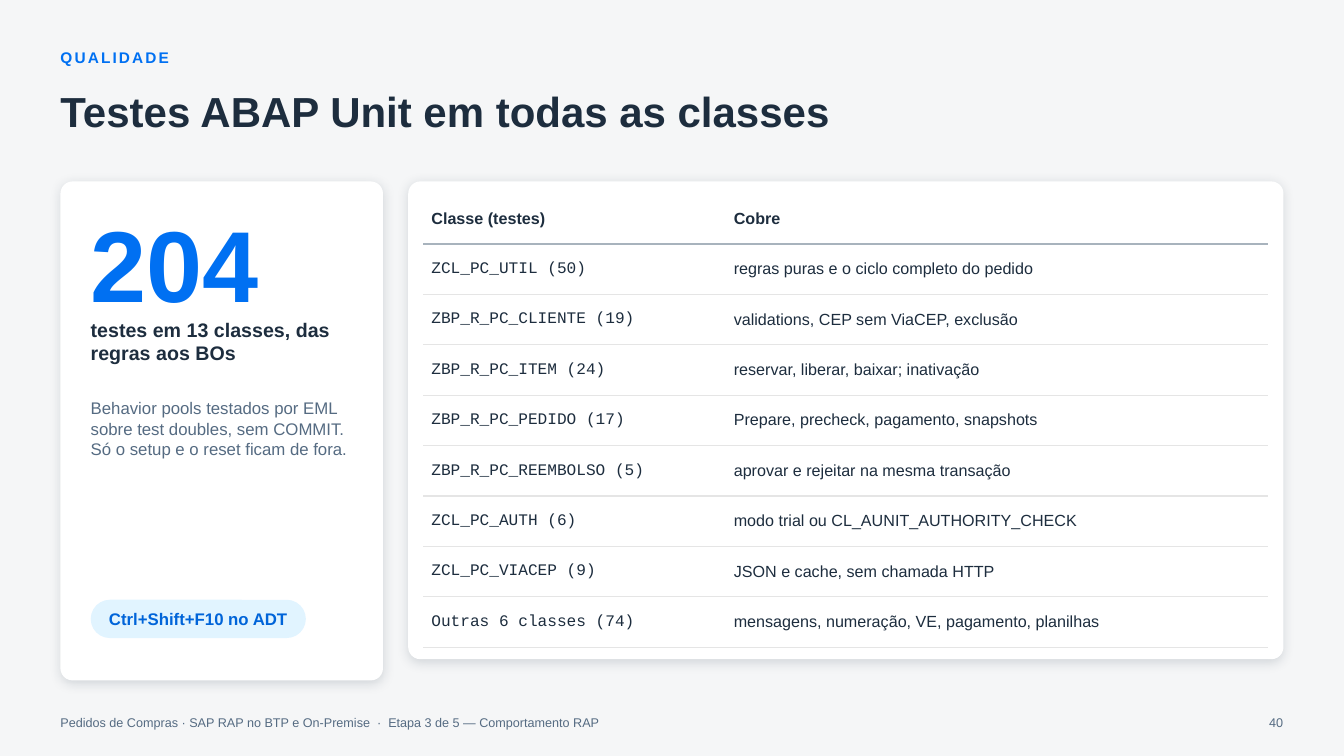
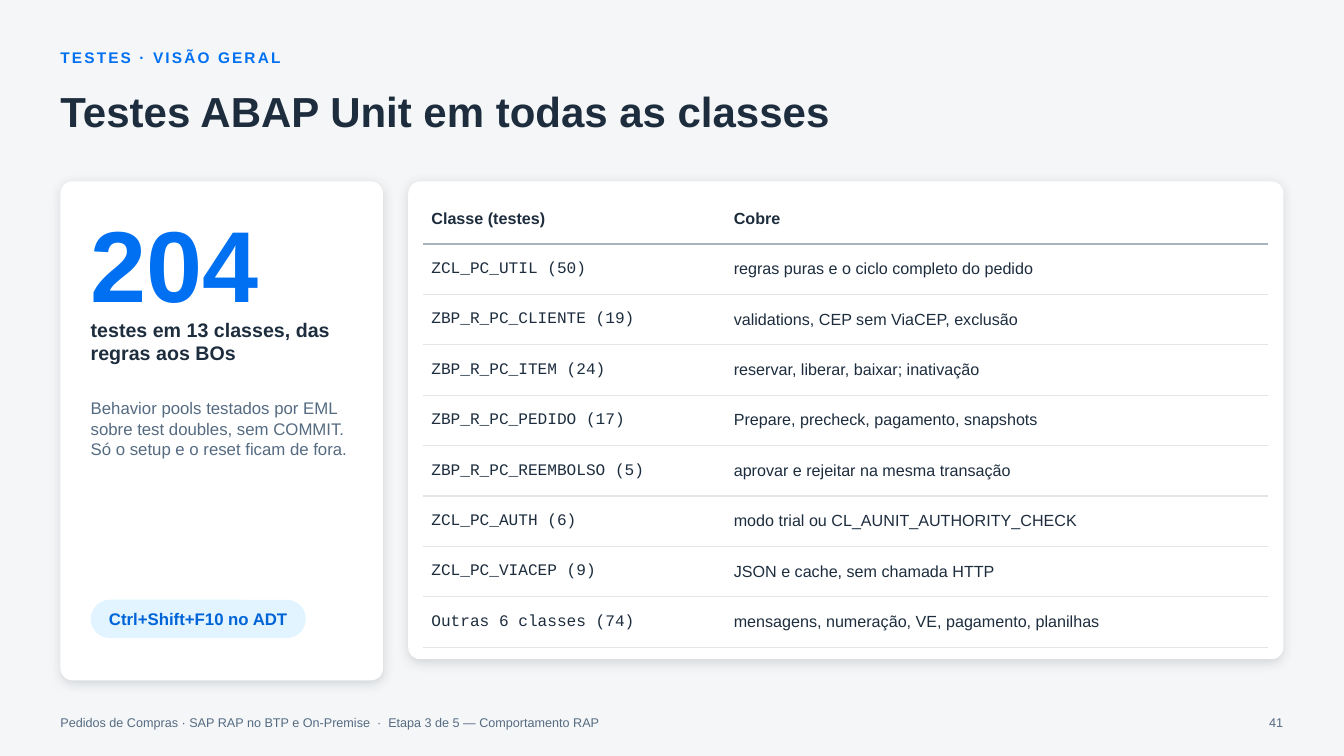
Before and after one commit to AdrianoBispo/sap-abap-rap-pedidos-de-compras-app, a slide deck: slide 41 of docs/apresentacoes/03-comportamento-rap.pptx (slide 40 before the commit). Drawn at 1344x756 pixels with LibreOffice and Linux fonts; fonts in the diff are those of the drawing. Boxes give left, top, right and bottom in pixels: in the first picture for what was removed or moved away, otherwise in the second. Text is boxed around its words. In the diff, an @@ line names an element or a change of style, - is before the commit and + after.

```diff
--- a/docs/apresentacoes/03-comportamento-rap.pptx
+++ b/docs/apresentacoes/03-comportamento-rap.pptx
@@ text at box(60, 51, 280, 63): text changed @@
-QUALIDADE
+TESTES · VISÃO GERAL
@@ page number at box(1269, 718, 1283, 727): text changed @@
-40
+41
```
Also in this commit, not shown: 1 other slide changed, 1 slide added.
